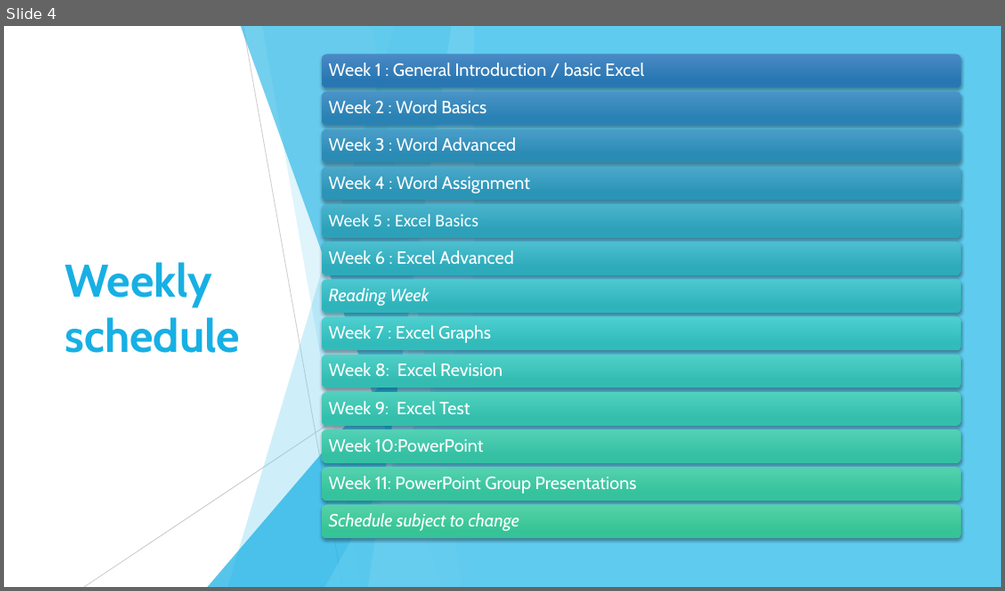
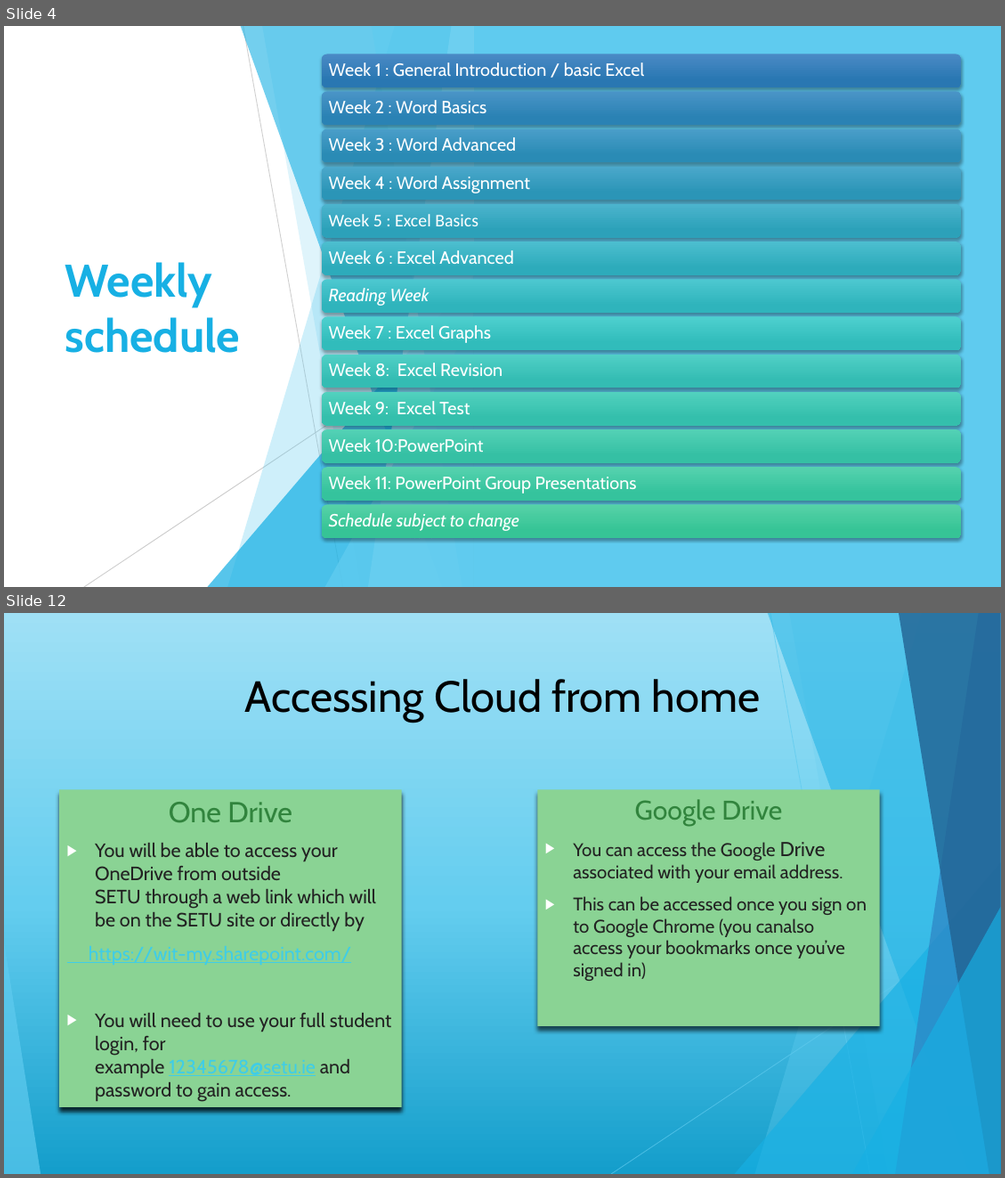
Before and after one commit to maireadmeagher/ICT-25, a slide deck: topic01-introduction-to-ICT/unit-1/talk-1/a-intro.pptx. Shown one above the other, each under a label of ours: slide 4 before the commit, slides 4 and 12 after it; the slides between them are not shown. The pictures are 1005x591 and 1005x1178 pixels, drawn with LibreOffice and Linux fonts; fonts in the diff are those of the drawing. Boxes give left, top, right and bottom in pixels: in the first picture for what was removed or moved away, otherwise in the second. Text is boxed around its words. In the diff, an @@ line names an element or a change of style, - is before the commit and + after.

```diff
--- a/topic01-introduction-to-ICT/unit-1/talk-1/a-intro.pptx
+++ b/topic01-introduction-to-ICT/unit-1/talk-1/a-intro.pptx
@@ slide 12 added at (4,613,1001,1174), background gradient #149ECB to #64CDEF to #9FE0F5; not listed: 10 template elements that a slide beside it also shows @@
@@ title added at (245,679,760,722), 42 pt, text #000000 @@
+Accessing Cloud from home
@@ text added at (59,789,402,1107), fill #8AD394, 18.5 pt, text #222222 @@
+One Drive
+▶ You will be able to access your OneDrive from outside SETU through a web link which will be on the SETU site or directly by
+https://wit-my.sharepoint.com/
+▶ You will need to use your full student login, for example 12345678@setu.ie and password to gain access.
@@ text added at (538,789,881,1026), fill #8AD394, 17.6 pt, text #222222 @@
+Google Drive
+▶ You can access the Google Drive associated with your email address.
+▶ This can be accessed once you sign on to Google Chrome (you canalso access your bookmarks once you’ve signed in)
```
Also in this commit, not shown: 2 slides changed, 14 other slides added, 2 other files.
